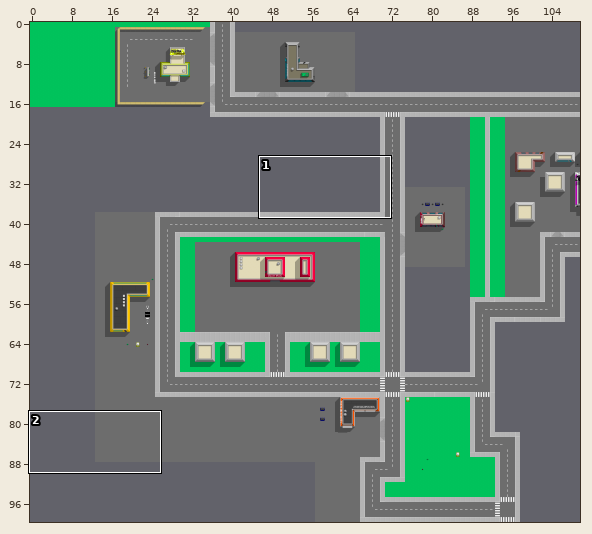
Tiled map -- src/main/resources/img/tiled/world_lite.tmx. The picture above shows the old version from afar; the outline marks the close-up.
Close-up. Before the edit:
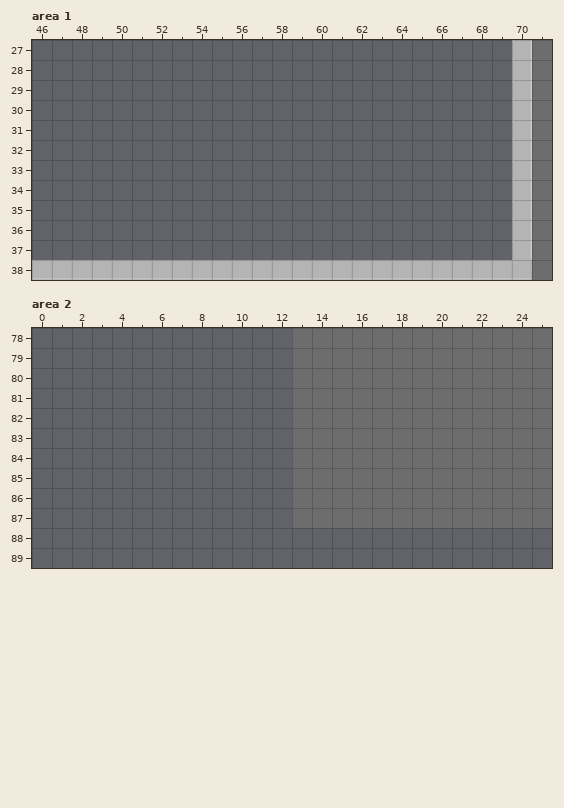
Cells are 80x80 px. Shown: area 1 x 46..71, y 27..38; area 2 x 0..25, y 78..89. The commit also changed other parts of the map, which this record leaves out.
The same view after the edit:
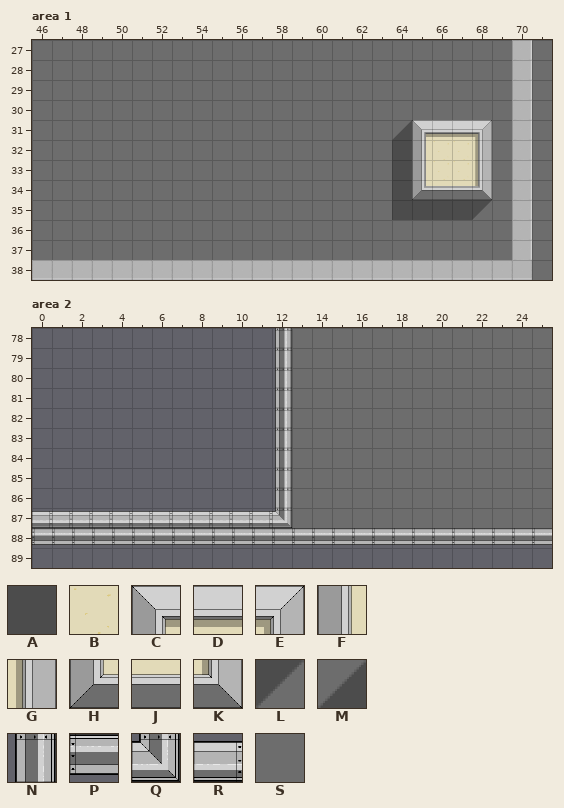
Key: from "Bank": A 7; from "Pizzaria": B 8; from "filler_4x2": C 1, D 2; from "filler_4x4": E 4, F 6, G 9, H 16, J 17, K 19, L 24; from "smallFoods": M 0; from "street_sidewalk_2": N 9, P 11, Q 14, R 16; from "street_sidewalk_anew": S 1.
_ is an empty cell.
See-through tiles are keyed as they look on the map.
Difference:
Layer "Background", area 1:
Tile S is added in rows 31 to 34 at x 64; in row 35 at x 64 to 68.
Layer "Buildings", area 1:
Tile A is added in rows 32 to 34 at x 64; in row 35 at x 64 to 67.
Tile B is added in rows 32 to 33 at x 66 to 67.
Tile C is added in row 31 at x 65.
Tile D is added in row 31 at x 66 to 67.
Tile E is added in row 31 at x 68.
Tile F is added in rows 32 to 33 at x 65.
Tile G is added in rows 32 to 33 at x 68.
Tile H is added in row 34 at x 65.
Tile J is added in row 34 at x 66 to 67.
Tile K is added in row 34 at x 68.
Tile L is added in row 35 at x 68.
Tile M is added in row 31 at x 64.
Layer "Buildings", area 2:
Tile N is added in rows 78 to 86 at x 12.
Tile P is added in row 88 at x 0 to 25.
Tile Q is added in row 87 at x 12.
Tile R is added in row 87 at x 0 to 11.
Where, in picture pixels (left, top, right, bottom), the same in both close-ups:
added: (392, 120, 492, 220)
added: (32, 328, 552, 545)
